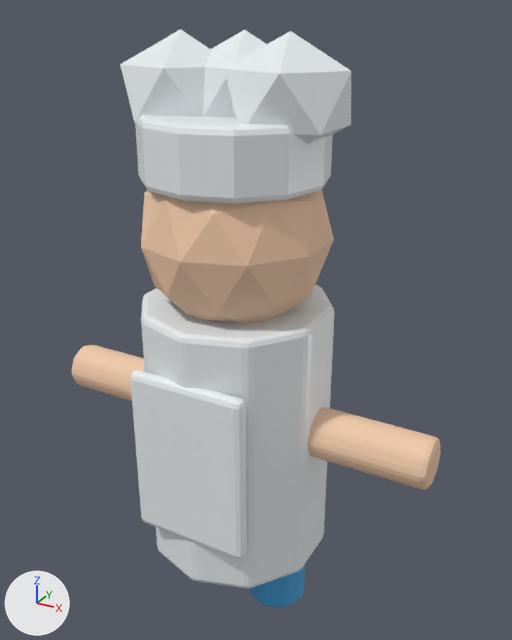
Two versions of the FBX model Assets/Art/Models/Chef.fbx, one commit apart.
The view is the same before and after, from a 50 mm lens placed at (1.35, -2.29, 2.5), pointed at (0.05, 0.07, 1.32). Every picture has the same lights, and +X, +Y and +Z are marked at lower left. The older version comes first. Where no turn or scale is listed for an object, it has been applied to the vertices.

Script lines for the objects in view, before the commit:
```python
me_cylinder_007 = bpy.data.meshes.new('Cylinder.007')
me_cylinder_007.from_pydata(...)  # 112 vertices, 106 faces; spans x -0.36..0.36, y -0.104..0.104, z -0.104..0.104
me_cylinder_007.materials.append(mat_m_skin)  # beige #f1caaa
me_cylinder_008 = bpy.data.meshes.new('Cylinder.008')
me_cylinder_008.from_pydata(...)  # 112 vertices, 106 faces; spans x -0.36..0.36, y -0.104..0.104, z -0.104..0.104
me_cylinder_008.materials.append(mat_m_skin)  # beige #f1caaa
me_icosphere_005 = bpy.data.meshes.new('Icosphere.005')
me_icosphere_005.from_pydata(...)  # an icosphere of 20 faces spanning x -0.224..0.224, y -0.213..0.213, z -0.213..0.213
me_icosphere_005.materials.append(mat_m_white)  # white #eff3f6
ob_arm_0_5 = bpy.data.objects.new('Arm_0.5', me_cylinder_008)
ob_arm_0_5.location = (0.5, 0.0, 0.92)
ob_arm__0_5 = bpy.data.objects.new('Arm_-0.5', me_cylinder_007)
ob_arm__0_5.location = (-0.5, 0.0, 0.92)
ob_hatpuff_0_22 = bpy.data.objects.new('HatPuff_0.22', me_icosphere_005)
ob_hatpuff_0_22.location = (0.22, 0.0, 2.22)
# also in view: 'Leg_0.2' at (0.2, 0.0, 0.24); 'HatPuff_0' at (0.0, 0.08, 2.22); 'Head' at (0.0, 0.0, 1.7); 'Body.001' at (0.0, 0.0, 0.85); 'HatPuff_-0.22' at (-0.22, 0.0, 2.22)
```
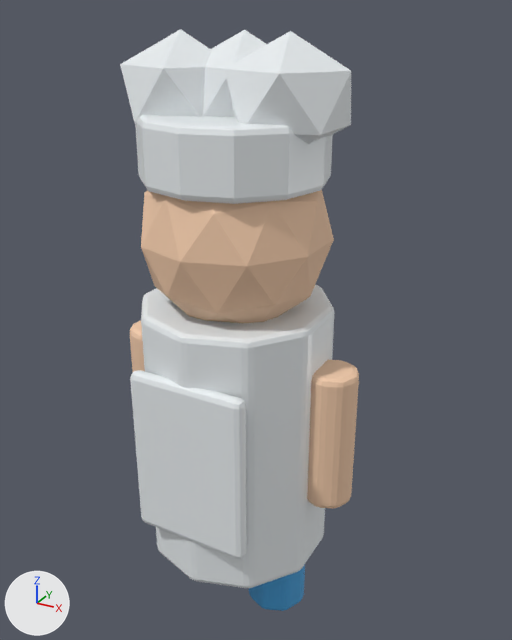
Patch to the scene script:
```diff
--- a/Assets/Art/Models/Chef.fbx.py
+++ b/Assets/Art/Models/Chef.fbx.py
@@ me_cylinder_008_1 @@
+me_cylinder_008_1.from_pydata(...)  # 112 vertices, 106 faces; spans x -0.106..0.104, y -0.106..0.106, z -0.3..0.3
+me_cylinder_008_1.materials.append(mat_m_skin)  # beige #f1caaa
@@ ob_arm_0_5 @@
-ob_arm_0_5 = bpy.data.objects.new('Arm_0.5', me_cylinder_008)
-ob_arm_0_5.location = (0.5, 0.0, 0.92)
@@ ob_arm__0_5 @@
-ob_arm__0_5 = bpy.data.objects.new('Arm_-0.5', me_cylinder_007)
-ob_arm__0_5.location = (-0.5, 0.0, 0.92)
@@ ob_arm_right @@
+ob_arm_right = bpy.data.objects.new('Arm_Right', me_cylinder_008_1)
+ob_arm_right.location = (0.43, 0.0, 0.92)
@@ ob_arm_left @@
+ob_arm_left = bpy.data.objects.new('Arm_Left', me_cylinder_008_1.copy())
+ob_arm_left.location = (-0.43, 0.0, 0.92)
```

Pixel boxes [x1, y1, x2, y2] of what changed, in the pictures (512 x 640 px):
'Arm_0.5', deleted (beige): before [307, 407, 441, 490]
'Arm_Right', added (beige): after [307, 360, 359, 509]
'Arm_-0.5', deleted (beige): before [72, 345, 145, 401]
'Arm_Left', added (beige): after [130, 321, 145, 372]
